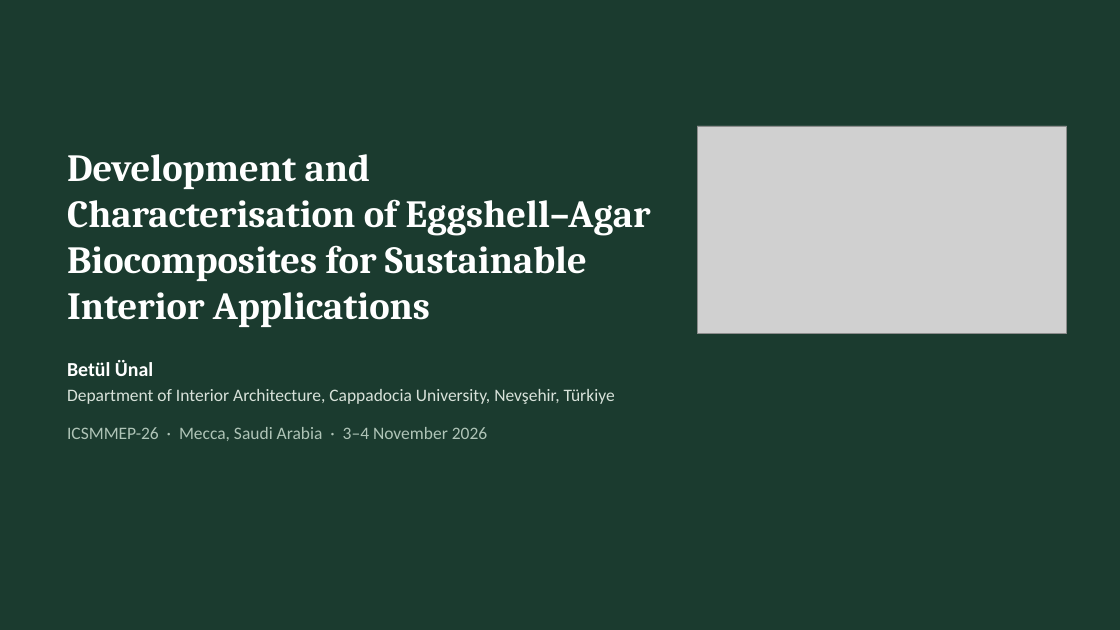
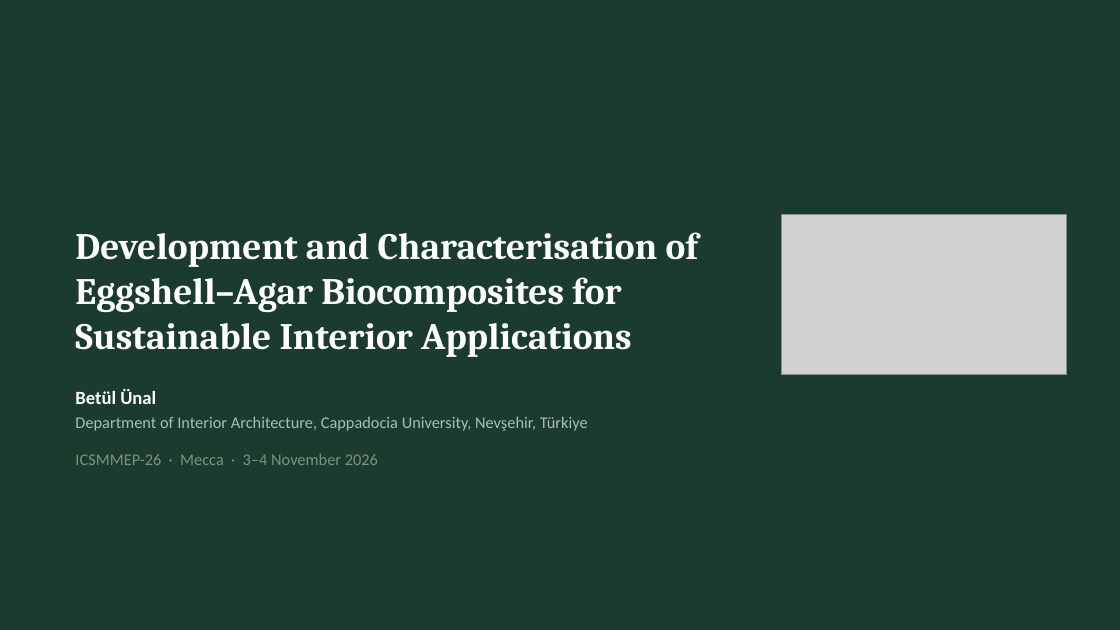
Before and after one commit to bunal91/sanat-ve-mekan, a slide deck: slide 1 of konferans-bildirisi/06-sunum/ICSMMEP26_Presentation_Unal.pptx. Drawn at 1120x630 pixels with LibreOffice and Linux fonts; fonts in the diff are those of the drawing; grey boxes stand for pictures. Boxes give left, top, right and bottom in pixels: in the first picture for what was removed or moved away, otherwise in the second. Text is boxed around its words. In the diff, an @@ line names an element or a change of style, - is before the commit and + after.

```diff
--- a/konferans-bildirisi/06-sunum/ICSMMEP26_Presentation_Unal.pptx
+++ b/konferans-bildirisi/06-sunum/ICSMMEP26_Presentation_Unal.pptx
@@ title "Development and Characterisation of Eggshell–Agar ...": place and size @@
-title "Development and Characterisation of Eggshell–Agar ..." at [67, 154, 651, 327]
+title "Development and Characterisation of Eggshell–Agar ..." at [75, 232, 698, 357]
@@ title "Development and Characterisation of Eggshell–Agar ..." at [75, 232, 698, 357]: size 33 to 32 pt @@
@@ picture: place and size @@
-picture at [697, 126, 1067, 334]
+picture at [781, 214, 1067, 375]
@@ text "Betül Ünal": place and size @@
-text "Betül Ünal" at [67, 360, 615, 441]
+text "Betül Ünal" at [75, 389, 588, 465]
@@ text at [75, 389, 588, 431]: size 17 to 16 pt in "Betül Ünal"; size 15 to 14 pt, text colour #D8E2DA to #A9BFB1 in "Department of Interior Architecture, Cappadocia University,  ..." @@
@@ text at [75, 454, 378, 465]: text changed; size 15 to 14 pt; text colour #AFC4B7 to #7E937F @@
-ICSMMEP-26 · Mecca, Saudi Arabia · 3–4 November 2026
+ICSMMEP-26 · Mecca · 3–4 November 2026
```
Also in this commit, not shown: 22 other slides changed, 4 other files.
